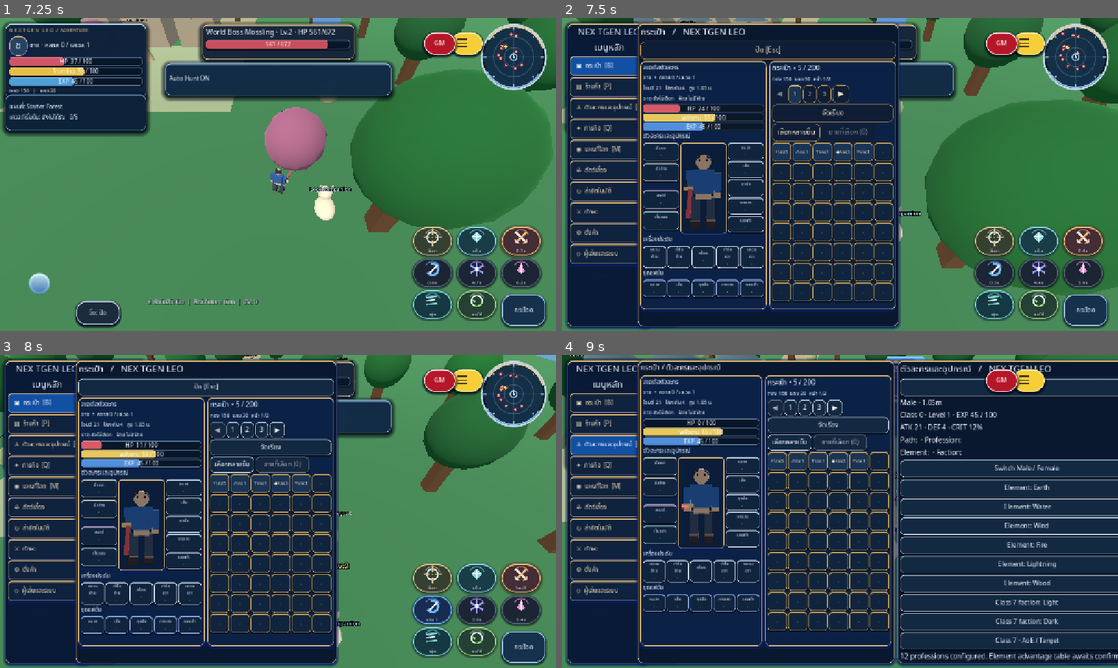
Above: before the commit, frames 1-4 (two rows, left to right).
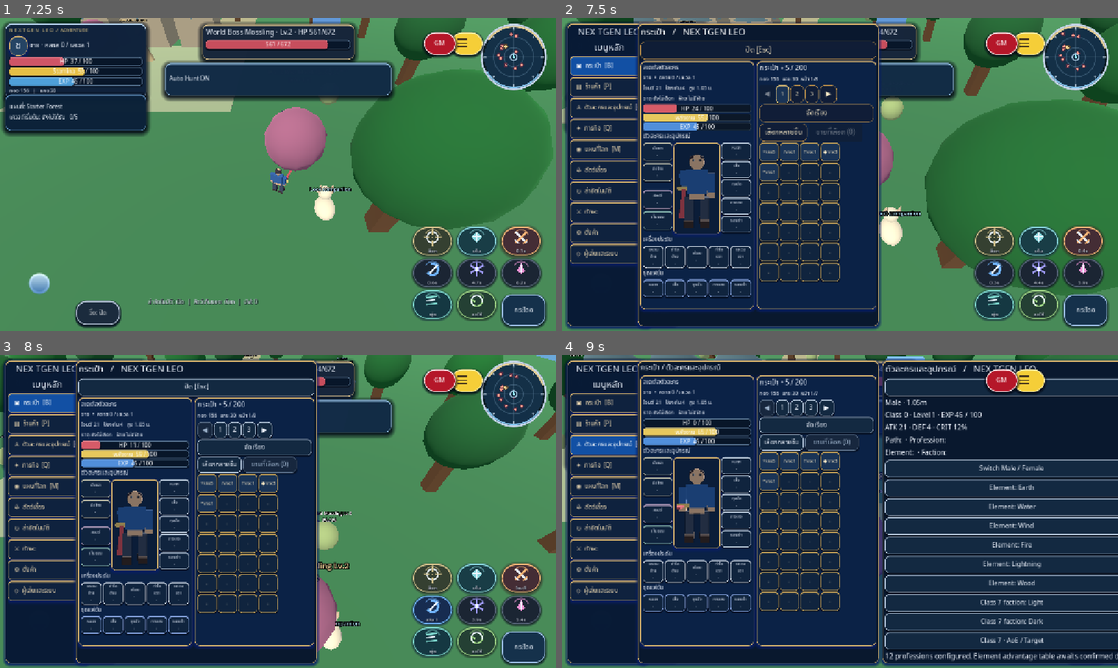
Above: after the commit, the same moments.

Repository: redfullmoon209-debug/NexTgenLeo
Game: Godot game, scene res://scenes/main.tscn
Same seed, same stepped clock (60 frames per second), same inputs: the game is played once before the commit and once after it.
Inputs (mouse positions are in pixels of both pictures, inside the frame that each line leads up to):
- Up to frame 1 (7.25 s): click "กระโดด" at 0.5 s; tap Enter at 1.25 s; move the mouse to (400, 158) at 1.27 s; hold D 1.28-2 s; tap Tab at 1.35 s; click (400, 158) at 1.42 s; tap Space at 1.52, 4.52 s; drag from (166, 190) to (250, 237) at 2.02 s; move the mouse to (333, 105) at 2.77 s; hold D 2.78-3.5 s; tap 1 at 2.85 s; drag from (250, 237) to (111, 127) at 3.52 s; move the mouse to (444, 221) at 4.27 s; hold A 4.28-5 s; tap 3 at 4.35 s; drag from (111, 127) to (194, 96) at 5.02 s; move the mouse to (305, 174) at 5.77 s; hold S 5.78-6.5 s; tap H at 5.85 s; click (305, 174) at 5.92 s; drag from (194, 96) to (166, 190) at 6.52 s
- Up to frame 2 (7.5 s): move the mouse to (962, 158) at 7.27 s; hold W from 7.28 s (still down); tap B at 7.35 s
- Up to frame 3 (8 s): keep holding W; tap Space at 7.52 s
- Up to frame 4 (9 s): release W at 8 s; drag from (728, 527) to (812, 574) at 8.02 s; move the mouse to (895, 442) at 8.77 s; hold S from 8.78 s (still down); tap C at 8.85 s

Frame 1 is identical in both runs. In frame 2, 11% of the frame differs, in the area x 15-61%, y 1-100%; in frame 3, 11%; in frame 4, 13%, in the area x 15-100%, y 1-100%.

Commit message:
Keep 19-slot equipment view while reserving more visible game space and report inventory pages

Diff:
--- a/scripts/gameplay.gd
+++ b/scripts/gameplay.gd
@@ -982,13 +982,13 @@
 		var content_height: float = maxf(160.0, size.y - 24.0)
 		if active_panel == "Bag":
 			panel.position = Vector2(content_x, 12.0)
-			panel.size = Vector2(minf(600.0, maxf(260.0, size.x - content_x - 24.0)), content_height)
+			panel.size = Vector2(minf(555.0, maxf(260.0, size.x - content_x - 24.0)), content_height)
 		elif _workspace_has_bag_dock():
-			var dock_width: float = minf(590.0, maxf(550.0, size.x - content_x - 340.0))
+			var dock_width: float = minf(555.0, maxf(535.0, size.x - content_x - 350.0))
 			bag_dock_panel.position = Vector2(content_x, 12.0)
 			bag_dock_panel.size = Vector2(dock_width, content_height)
 			panel.position = Vector2(content_x + dock_width + 8.0, 12.0)
-			panel.size = Vector2(minf(355.0, maxf(200.0, size.x - panel.position.x - 170.0)), content_height)
+			panel.size = Vector2(minf(285.0, maxf(200.0, size.x - panel.position.x - 170.0)), content_height)
 		else:
 			panel.position = Vector2(content_x, 12.0)
 			panel.size = Vector2(minf(540.0, maxf(230.0, size.x - content_x - 24.0)), content_height)
@@ -1353,7 +1353,7 @@
 			var mesh_count_value: Variant = imported_avatar_visual.get("rendered_mesh_count")
 			if mesh_count_value != null:
 				model_mesh_count = int(mesh_count_value)
-		var diagnostic := {"hud_status_rect":[stat_rect.position.x,s …(3251 unchanged characters)…
+		var diagnostic := {"bag_page":bag_page + 1,"bag_page_size":bag_page_size,"bag_page_count":bag_page_count,"bag_dock_open":bag_dock_panel.visible,"bag_dock_rect":[bag_dock_panel.position.x,bag_dock_panel.position.y,bag_dock_panel.size.x,bag_dock_panel.size.y],"hud_status_rect":[stat_rect.position.x,s …(3251 unchanged characters)…
 		JavaScriptBridge.eval("window.leoDiagnostics=" + JSON.stringify(diagnostic), true)
 	map_display.queue_redraw()
 
@@ -1765,16 +1765,18 @@
 	inventory_column.add_theme_constant_override("separation", 3)
 	bag_inventory_panel.add_child(inventory_column)
 	inventory_column.add_child(_label("กระเป๋า • %d / 200" % GameState.inventory.size(), 16))
-	inventory_column.add_child(_label("ทอง %d  แคช %d  หน้า %d/2" % [GameState.gold, GameState.cash, bag_page + 1], 12))
+	var inventory_summary: Label = _label("ทอง %d  แคช %d" % [GameState.gold, GameState.cash], 12)
+	inventory_column.add_child(inventory_summary)
 	# No vertical scrolling inside the item grid. Screen capacity determines
 	# how many of the fixed 200 slots are visible per numbered page.
-	var grid_width: float = maxf(180.0, (panel.size.x - 282.0) if wide else (panel.size.x - 28.0))
-	var grid_columns: int = clampi(int(grid_width / 51.0), 3, 6)
+	var grid_width: float = maxf(180.0, (panel.size.x - 300.0) if wide else (panel.size.x - 38.0))
+	var grid_columns: int = clampi(int(grid_width / 54.0), 3, 6)
 	var usable_height: float = maxf(140.0, panel.size.y - (235.0 if panel == bag_dock_panel else 269.0))
-	var grid_rows: int = clampi(int(usable_height / 50.0), 3, 13)
+	var grid_rows: int = clampi(int(usable_height / 54.0), 3, 12)
 	bag_page_size = clampi(grid_columns * grid_rows, grid_columns * 3, 100)
 	bag_page_count = maxi(1, int(ceil(200.0 / float(bag_page_size))))
 	bag_page = clampi(bag_page, 0, bag_page_count - 1)
+	inventory_summary.text = "ทอง %d  แคช %d  หน้า %d/%d" % [GameState.gold, GameState.cash, bag_page + 1, bag_page_count]
 	var page_actions := HBoxContainer.new()
 	page_actions.name = "InventoryPagination"
 	page_actions.add_theme_constant_override("separation", 3)
